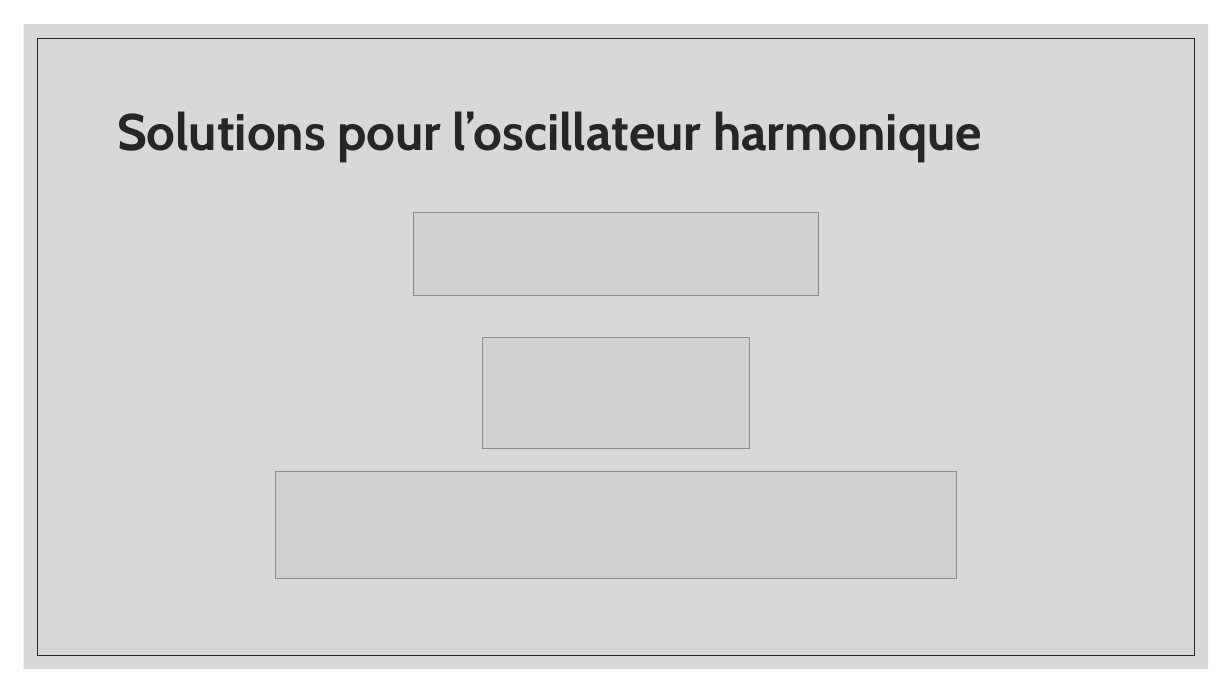
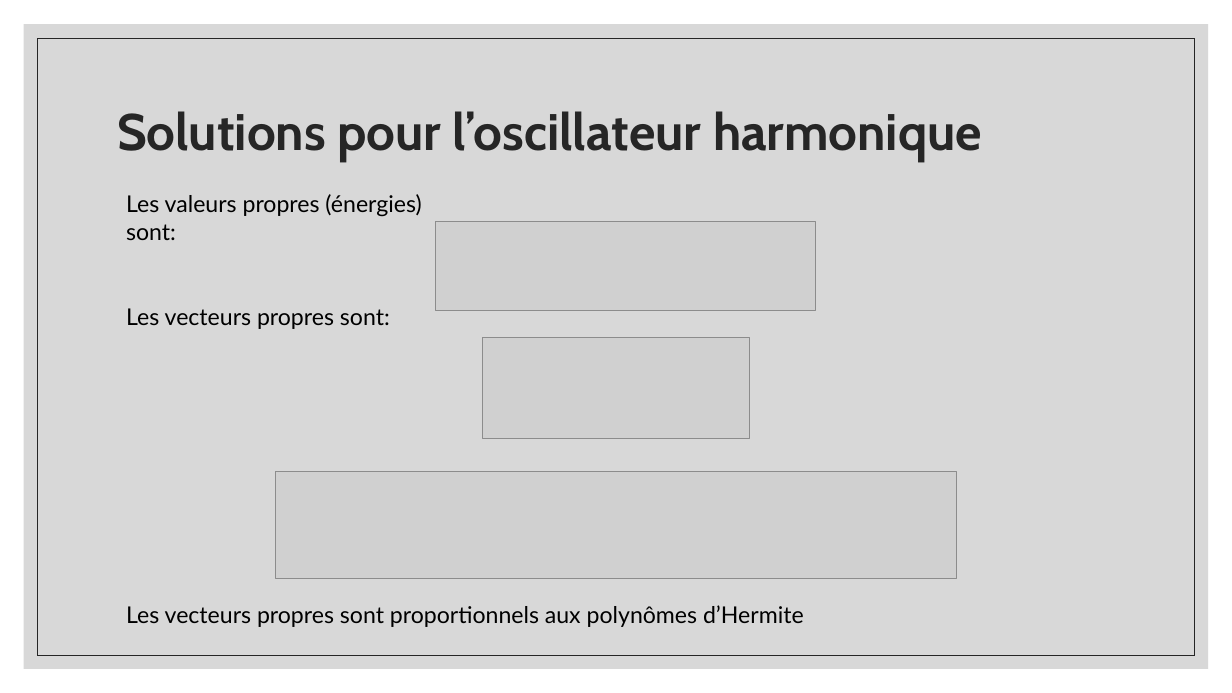
Before and after one commit to gahem1/Physique_Numerique, a slide deck: slide 5 of Solutions d’une équation aux valeurs propres.pptx. Drawn at 1232x693 pixels with LibreOffice and Linux fonts; fonts in the diff are those of the drawing; grey boxes stand for pictures. Boxes give left, top, right and bottom in pixels: in the first picture for what was removed or moved away, otherwise in the second. Text is boxed around its words. In the diff, an @@ line names an element or a change of style, - is before the commit and + after.

```diff
--- a/Solutions d’une équation aux valeurs propres.pptx
+++ b/Solutions d’une équation aux valeurs propres.pptx
@@ text added at [126,194,421,240], 18 pt, text #000000 @@
+Les valeurs propres (énergies) sont:
@@ picture: place and size @@
-picture at [413,213,819,296]
+picture at [435,222,815,311]
@@ text added at [126,308,390,329], 18 pt, text #000000 @@
+Les vecteurs propres sont:
@@ picture: place and size @@
-picture at [482,337,750,448]
+picture at [482,337,750,439]
@@ text added at [126,605,804,627], 18 pt, text #000000 @@
+Les vecteurs propres sont proportionnels aux polynômes d’Hermite
```
Also in this commit, not shown: 15 other slides changed, 4 slides added, 1 slide removed.
